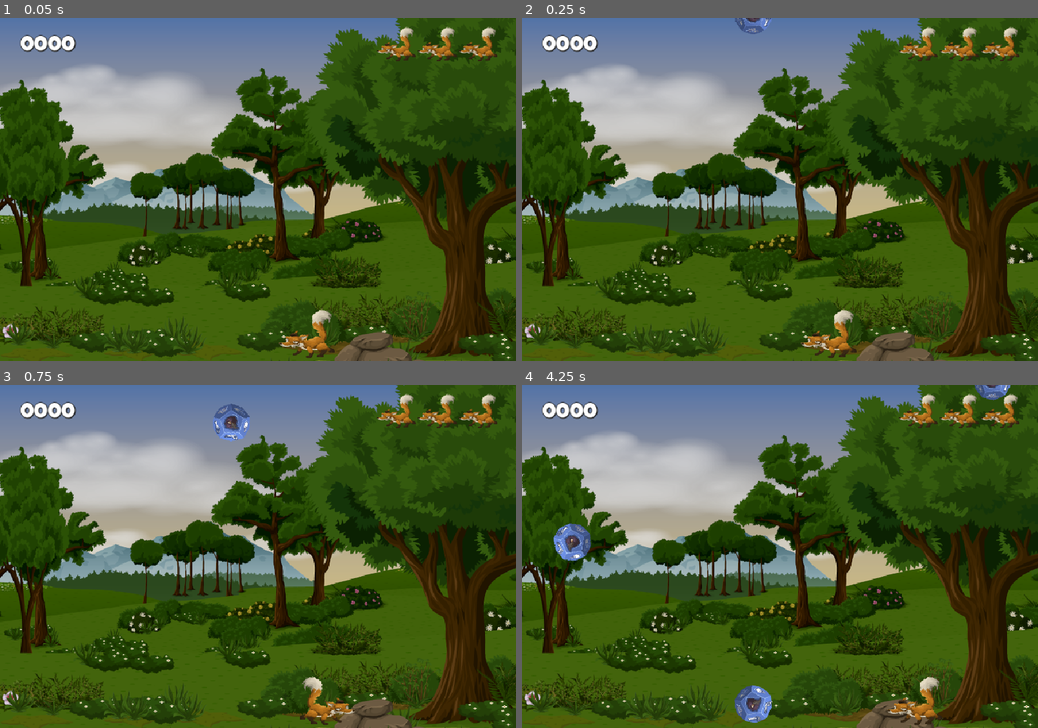
Above: before the commit, frames 1-4 (two rows, left to right).
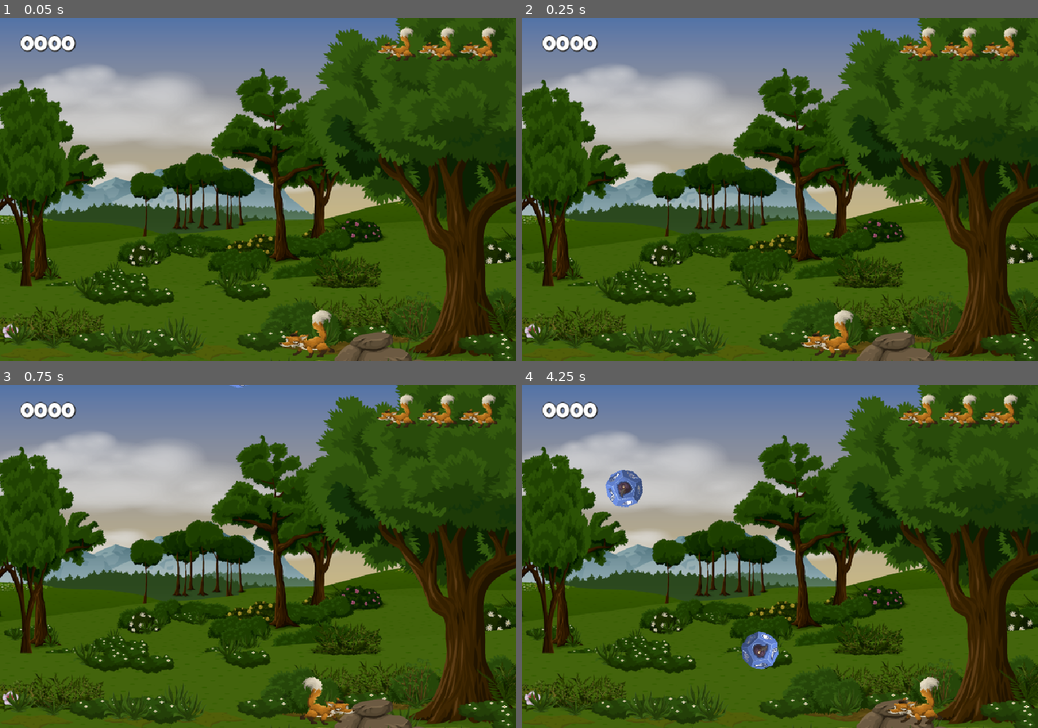
Above: after the commit, the same moments.

Repository: Newton-Duarte/godot-dice-catcher
Game: Godot game, scene res://scenes/game.tscn
Two runs of this game, one before a commit and one after it. Both use one fixed random seed, a clock stepped at 60 frames per second and the inputs below.
Inputs:
- Up to frame 1 (0.05 s): no input
- Up to frame 2 (0.25 s): no input
- Up to frame 3 (0.75 s): hold Right (ui_right) from 0.53 s (still down)
- Up to frame 4 (4.25 s): release Right (ui_right) at 1.28 s; hold Left (ui_left) 1.28-2.03 s; hold Right (ui_right) 2.03-3.53 s; hold Left (ui_left) from 3.53 s (still down)

Frame 1 is identical in both runs. In frame 2, 0.2% of the frame differs, in the area x 41-49%, y 0-5%; in frame 3, 0.6%; in frame 4, 2.7%, in the area x 6-95%, y 0-99%.

Commit message:
feat: update spawn screen margin to 180

Diff:
--- a/scripts/game.gd
+++ b/scripts/game.gd
@@ -13,7 +13,7 @@
 @onready var feedback_label_timer: Timer = $FeedbackLabelTimer
 
 const STOPPABLE_GROUP: String = "stoppable"
-const MARGIN: float = 80.0
+const MARGIN: float = 180.0
 const MAX_LIVES: int = 3
 const BONUS_LIVE_POINTS_NEEDED: int = 10
 
